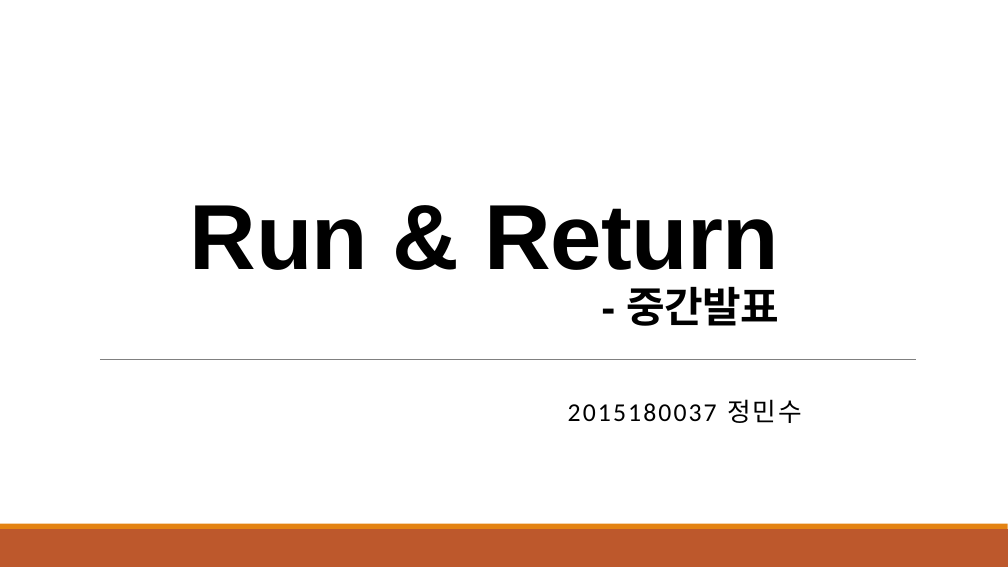
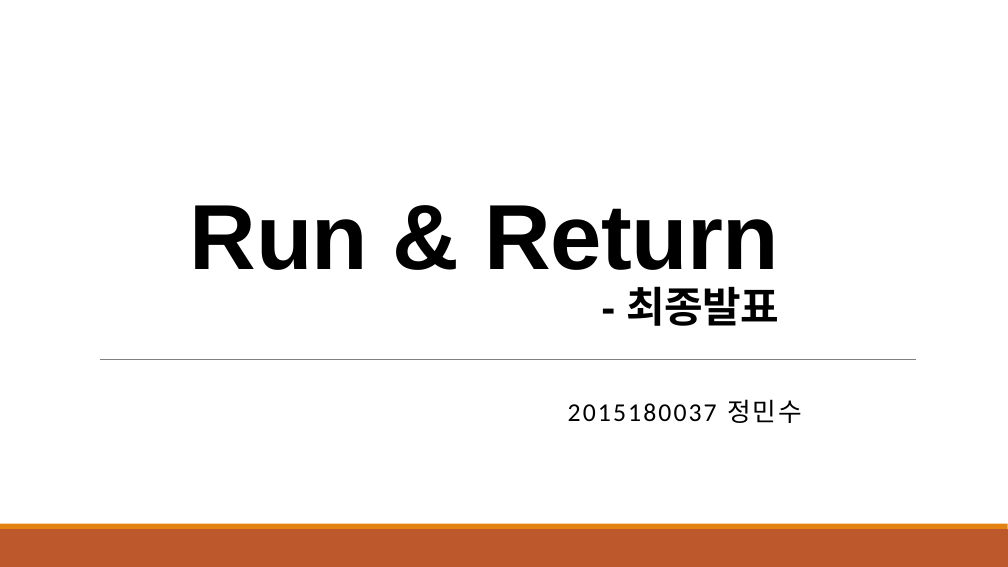
Before and after one commit to minlinea/2DGP_PROJECT, a slide deck: slide 1 of 2DGP_Project/ppt발표폴더/최종발표/Run & Return.pptx. Drawn at 1008x567 pixels with LibreOffice and Linux fonts; fonts in the diff are those of the drawing. Boxes give left, top, right and bottom in pixels: in the first picture for what was removed or moved away, otherwise in the second. Text is boxed around its words. In the diff, an @@ line names an element or a change of style, - is before the commit and + after.

Commit message:
최종 발표 ppt 및 발표 영상
https://youtu.be/Kpqc7X4uRcc

```diff
--- a/2DGP_Project/ppt발표폴더/최종발표/Run & Return.pptx
+++ b/2DGP_Project/ppt발표폴더/최종발표/Run & Return.pptx
@@ title at (x1=190, y1=205, x2=779, y2=326): text changed @@
-Run & Return
-- 중간발표
+Run & Return
+- 최종발표
```
Also in this commit, not shown: 2 other slides changed, 1 slide added, 1 slide removed, 4 other files.
